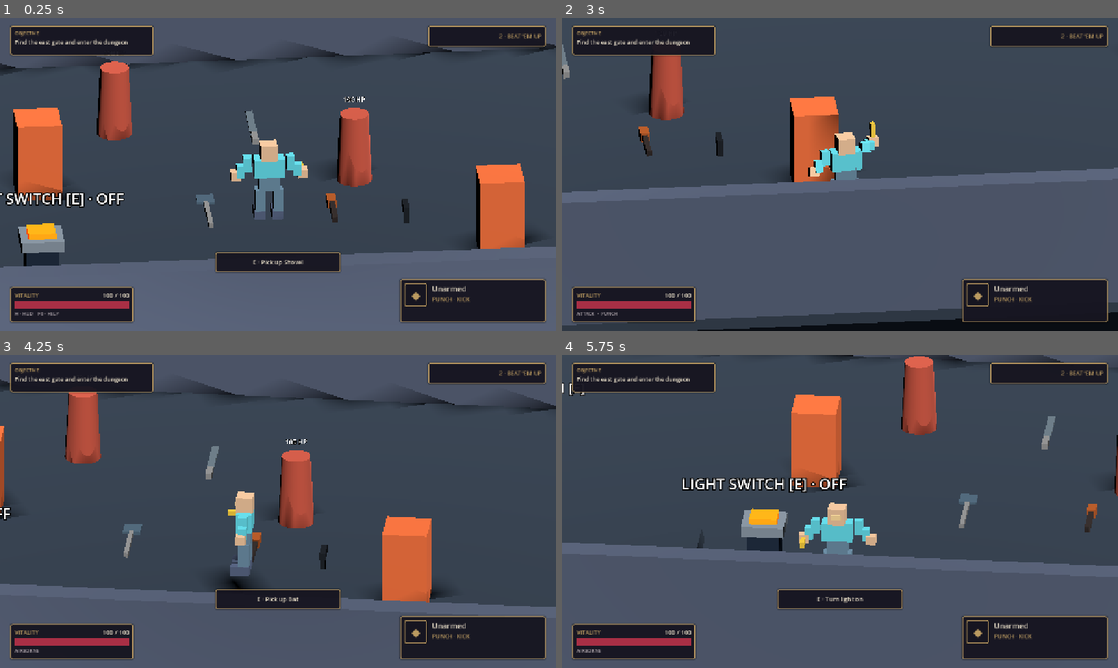
Above: before the commit, frames 1-4 (two rows, left to right).
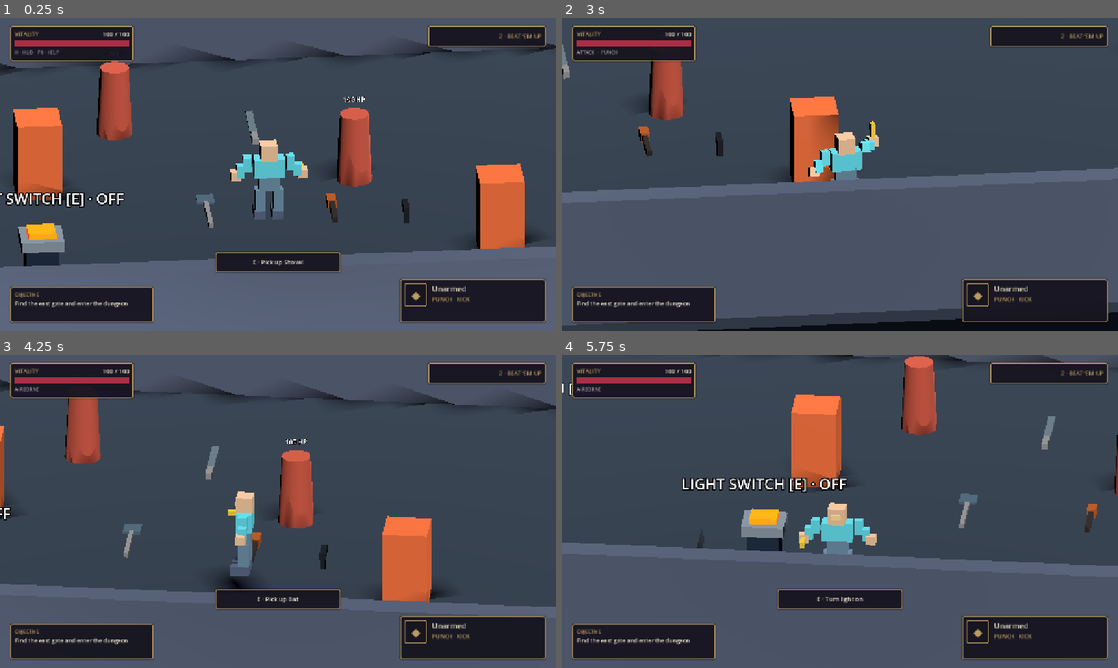
Above: after the commit, the same moments.

Repository: bravado/ACTION-5
Game: Godot game, scene res://demo/main.tscn
The game is run twice, just before and just after one commit, with the same random seed, the same clock (stepped at 60 frames per second) and the same inputs.
Inputs (mouse positions are in pixels of both pictures, inside the frame that each line leads up to):
- Up to frame 1 (0.25 s): no input
- Up to frame 2 (3 s): tap Enter at 0.5 s; move the mouse to (962, 158) at 0.52 s; hold Right (actor_turn_right) 0.53-1.28 s; tap Ctrl (actor_crouch) at 0.6 s; click (962, 158) at 0.67 s; tap Space (actor_jump) at 0.77, 1.52 s; move the mouse to (728, 190) at 1.27 s; hold S (move_down) 1.28-2.03 s; tap Alt (actor_dodge) at 1.35 s; move the mouse to (895, 105) at 2.02 s; hold Right (actor_turn_right) 2.03-2.78 s; tap K (actor_kick) at 2.1 s; move the mouse to (812, 237) at 2.77 s; hold W (move_up) from 2.78 s (still down); tap J (actor_punch) at 2.85 s; click (812, 237) at 2.92 s
- Up to frame 3 (4.25 s): tap Space (actor_jump) at 3.02, 3.77 s; move the mouse to (444, 558) at 3.52 s; release W (move_up) at 3.53 s; hold Left (actor_turn_left) from 3.53 s (still down); hold Shift (actor_run) from 3.53 s (still down)
- Up to frame 4 (5.75 s): move the mouse to (673, 464) at 4.27 s; release Shift (actor_run) at 4.28 s; tap X (actor_slide) at 4.35 s; tap Space (actor_jump) at 4.52 s; move the mouse to (867, 511) at 5.02 s; release Left (actor_turn_left) at 5.03 s; hold S (move_down) from 5.03 s (still down); hold G (demo_drop) from 5.03 s (still down); click (867, 511) at 5.17 s

The runs differ from the first frame. In frame 1, 2.5% of the frame differs, in the area x 1-28%, y 2-98%; in frame 2, 2.5%; in frame 3, 2.4%; in frame 4, 2.5%.

Commit message:
fix(hud): swap Vitality and Objective panel positions [full-e2e]
- Anchor Vitality at top-left and Objective at bottom-left
- Preserve equipment at bottom-right and the unobstructed lower center
- Extend Godot HUD layout regression coverage across views
- Update README, UI and architecture documentation

Refs #37

Diff:
--- a/demo/ui/iron_reliquary.gd
+++ b/demo/ui/iron_reliquary.gd
@@ -199,7 +199,7 @@
 
 
 func _build_health() -> void:
-    var panel := _panel("HealthPanel", 0, 1, 0, 1, 24, -101, 307, -20)
+    var panel := _panel("HealthPanel", 0, 0, 0, 0, 24, 18, 307, 99)
     _gameplay_nodes.append(panel)
     var stack := _stack(panel)
     var row := HBoxContainer.new()
@@ -263,8 +263,8 @@
 
 
 func _build_top() -> void:
-    var objective_panel := _panel("ObjectivePanel", 0, 0, 0, 0,
-        24, 18, 353, 82)
+    var objective_panel := _panel("ObjectivePanel", 0, 1, 0, 1,
+        24, -101, 353, -20)
     _gameplay_nodes.append(objective_panel)
     var stack := _stack(objective_panel)
     stack.add_child(_label("OBJECTIVE", 11, GOLD))
--- a/tests/d09_hud_suite.gd
+++ b/tests/d09_hud_suite.gd
@@ -23,13 +23,14 @@
     var health := player.get_node("Health")
     var hp_panel := display.get_node("HealthPanel") as PanelContainer
     var equip_panel := display.get_node("EquipmentPanel") as PanelContainer
+    var objective_panel := display.get_node("ObjectivePanel") as PanelContainer
     var hp_bar := display.get("_health_bar") as ProgressBar
     var hp_text := display.get("_hp_text") as Label
     var objective := display.get("_objective") as Label
     var fallback := display.get("_weapon_fallback") as Label
     verify.call(objective.text.contains("east gate")
         and objective.size.x >= 290.0 and objective.size.y >= 30.0,
-        "D09-03 objective value has visible space in fixed top-left panel")
+        "D09-03 objective value has visible space in fixed bottom-left panel")
     verify.call(hp_text.text.contains("100 / 100") and hp_text.size.x >= 80.0,
         "D09-03 numeric HP value is not compressed by the vitality title")
     verify.call(fallback.visible and fallback.size.x >= 30.0,
@@ -56,14 +57,23 @@
                 expected_indices[slot],
             "D09-03 selector %d label matches input adapter mapping" % (slot + 1))
     var health_pos: Vector2 = hp_panel.position
+    var objective_pos: Vector2 = objective_panel.position
     var equip_pos: Vector2 = equip_panel.position
-    verify.call(hp_panel.anchor_left == 0.0 and equip_panel.anchor_right == 1.0
-        and equip_panel.position.x > hp_panel.position.x + hp_panel.size.x + 80.0,
-        "D09-03 bottom panels are compact with unobstructed center gap")
+    verify.call(hp_panel.anchor_left == 0.0 and hp_panel.anchor_top == 0.0
+        and hp_panel.anchor_bottom == 0.0
+        and objective_panel.anchor_left == 0.0
+        and objective_panel.anchor_top == 1.0
+        and objective_panel.anchor_bottom == 1.0
+        and equip_panel.anchor_right == 1.0 and equip_panel.anchor_bottom == 1.0
+        and hp_panel.position.y < objective_panel.position.y
+        and objective_panel.position.y + objective_panel.size.y <= display.size.y
+        and equip_panel.position.x > objective_panel.position.x + objective_panel.size.x + 80.0,
+        "D09-03 vitality sits top-left, objective bottom-left and equipment bottom-right with clear gap")
     for i in range(5):
         views.call("switch_view", i)
         await _frames(tree, 2)
         verify.call(hp_panel.position.is_equal_approx(health_pos)
+            and objective_panel.position.is_equal_approx(objective_pos)
             and equip_panel.position.is_equal_approx(equip_pos)
             and display.get("_view").text.begins_with("%d" % ([4, 2, 3, 1, 5][i])),
             "D09-03 view %d uses identical fixed HUD anchors" % (i + 1))
@@ -115,7 +125,7 @@
     hide_key.pressed = true
     hud.call("_unhandled_input", hide_key)
     verify.call(not hp_panel.visible and not equip_panel.visible
-        and not display.get_node("ObjectivePanel").visible,
+        and not objective_panel.visible,
         "D09-03 H hidden mode removes gameplay chrome")
     for i in range(5):
         views.call("switch_view", i)
Not shown, changed: AGENTS.md
Not shown, changed: PLAN.md
Not shown, changed: docs/ui.md
